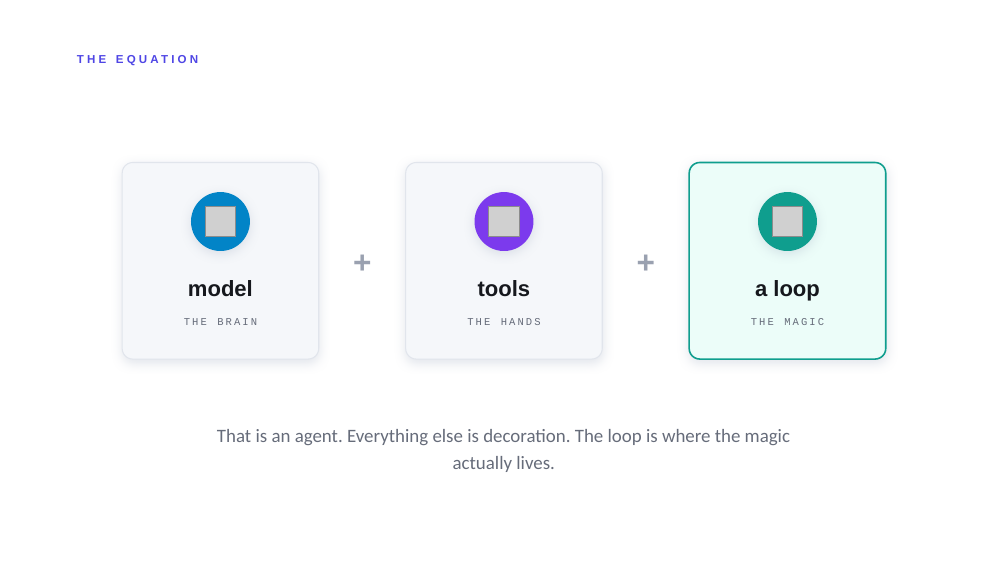
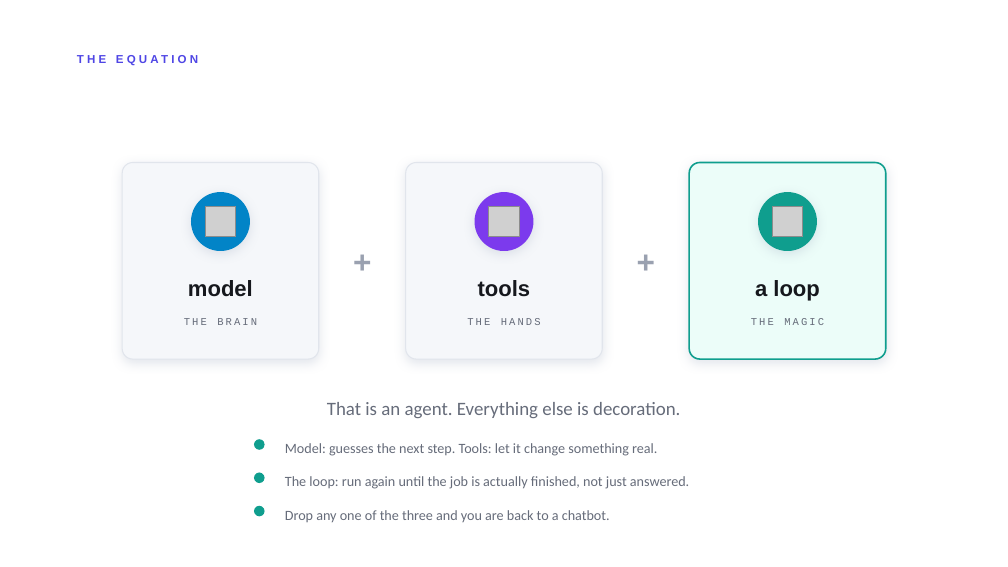
Before and after one commit to Nevvyboi/OnePromptManyWorkers, a slide deck: slide 9 of slides/One-Prompt-Many-Workers-Light.pptx. Drawn at 1008x567 pixels with LibreOffice and Linux fonts; fonts in the diff are those of the drawing; grey boxes stand for pictures. Boxes give left, top, right and bottom in pixels: in the first picture for what was removed or moved away, otherwise in the second. Text is boxed around its words. In the diff, an @@ line names an element or a change of style, - is before the commit and + after.

```diff
--- a/slides/One-Prompt-Many-Workers-Light.pptx
+++ b/slides/One-Prompt-Many-Workers-Light.pptx
@@ text at [327,402,680,418]: text changed @@
-That is an agent. Everything else is decoration. The loop is where the magic actually lives.
+That is an agent. Everything else is decoration.
@@ ellipse added at [254,439,265,450], fill #0F9E8E @@
@@ text added at [285,443,657,456], 13.5 pt, text #666C7A @@
+Model: guesses the next step. Tools: let it change something real.
@@ ellipse added at [254,473,265,483], fill #0F9E8E @@
@@ text added at [285,476,689,489], 13.5 pt, text #666C7A @@
+The loop: run again until the job is actually finished, not just answered.
@@ ellipse added at [254,506,265,516], fill #0F9E8E @@
@@ text added at [285,510,610,522], 13.5 pt, text #666C7A @@
+Drop any one of the three and you are back to a chatbot.
```
Also in this commit, not shown: 10 other slides changed, 6 slides added, 23 other files.
